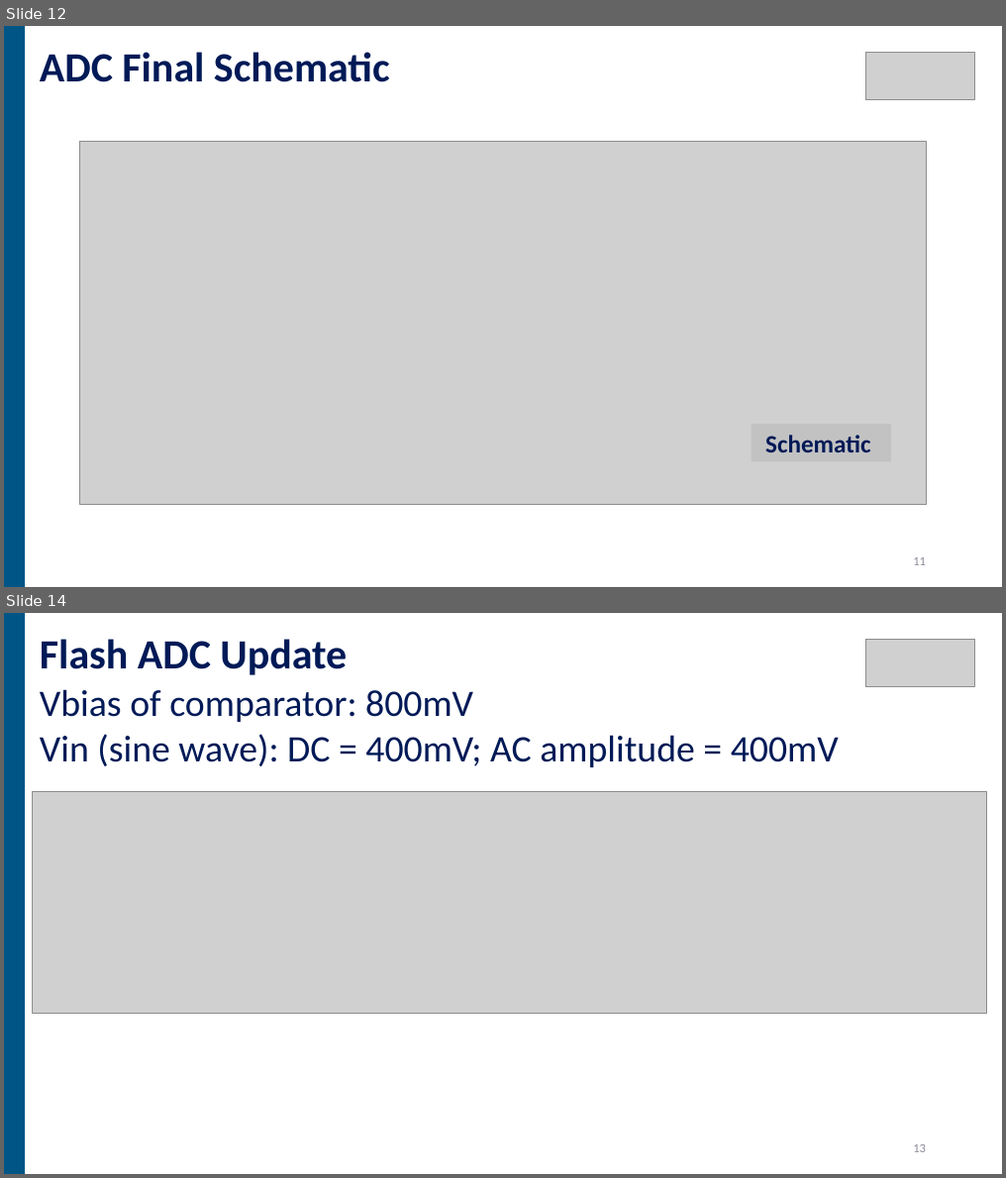
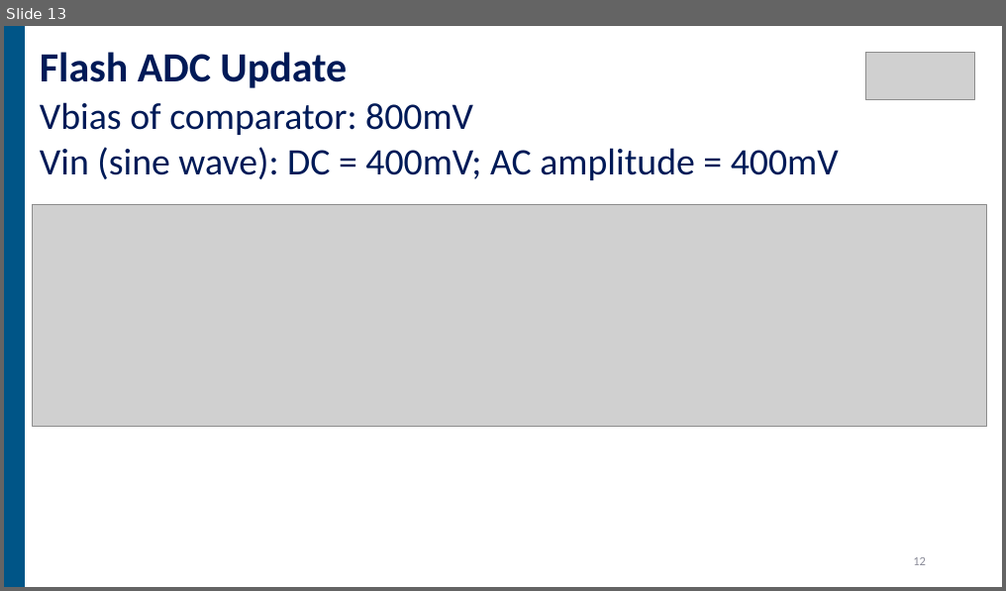
Before and after one commit to jhyang13/Duke-ECE532, a slide deck: Presentation/Final Project Presentation Bingyu-Jiahui 3.pptx. Shown one above the other, each under a label of ours: slides 12 and 14 before the commit, slide 13 after it; the slides between them are not shown. The pictures are 1006x1178 and 1006x591 pixels, drawn with LibreOffice and Linux fonts; fonts in the diff are those of the drawing; grey boxes stand for pictures. Boxes give left, top, right and bottom in pixels: in the first picture for what was removed or moved away, otherwise in the second. Text is boxed around its words. In the diff, an @@ line names an element or a change of style, - is before the commit and + after.

```diff
--- a/Presentation/Final Project Presentation Bingyu-Jiahui 3.pptx
+++ b/Presentation/Final Project Presentation Bingyu-Jiahui 3.pptx
@@ slide 12 removed at (4,26,1002,587), background #FFFFFF @@
@@ rectangle removed at (4,26,25,587) @@
@@ text removed at (40,52,390,82) @@
-ADC Final Schematic
@@ picture removed at (865,52,975,100) @@
@@ picture removed at (79,141,927,505) @@
@@ rectangle removed at (751,424,891,462) @@
-Schematic
@@ page number removed at (913,558,926,566) @@
-11
@@ what was slide 14 is now slide 13 @@
```
Also in this commit, not shown: 5 slides changed, 1 slide added, 1 other slide removed.
